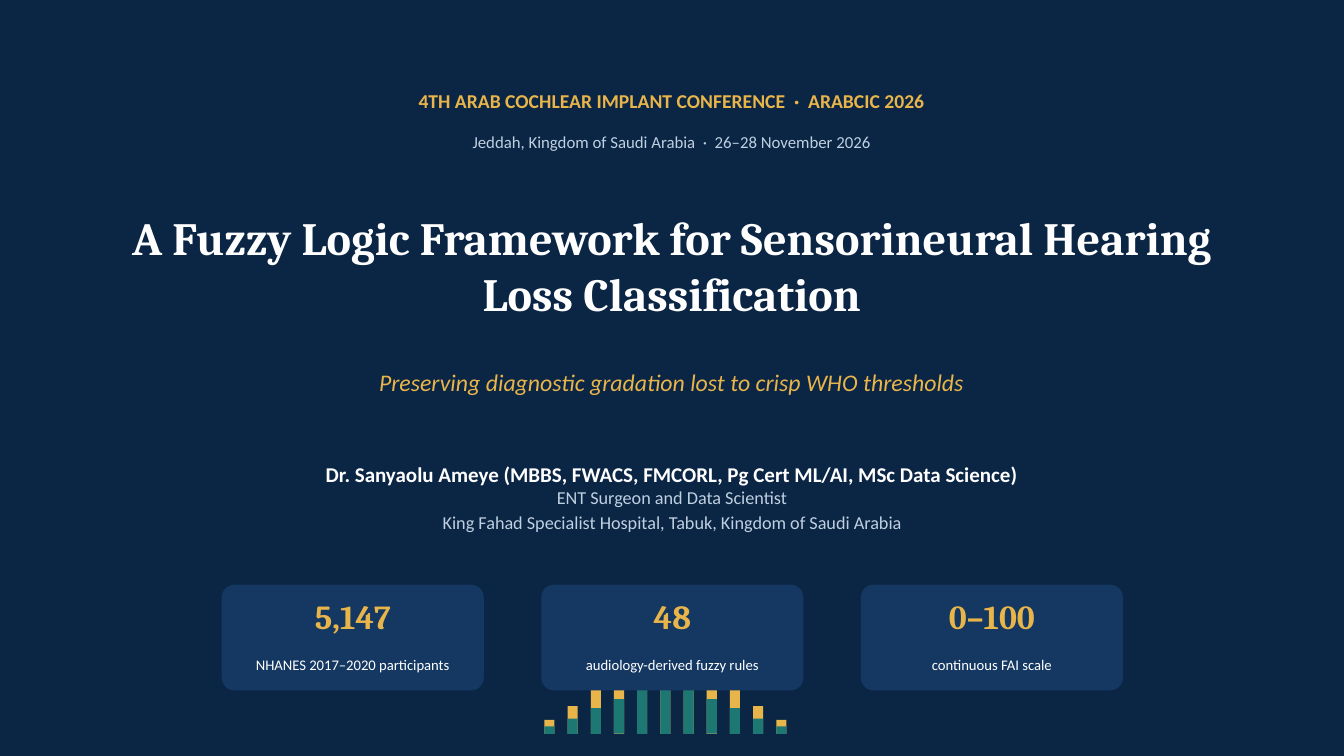
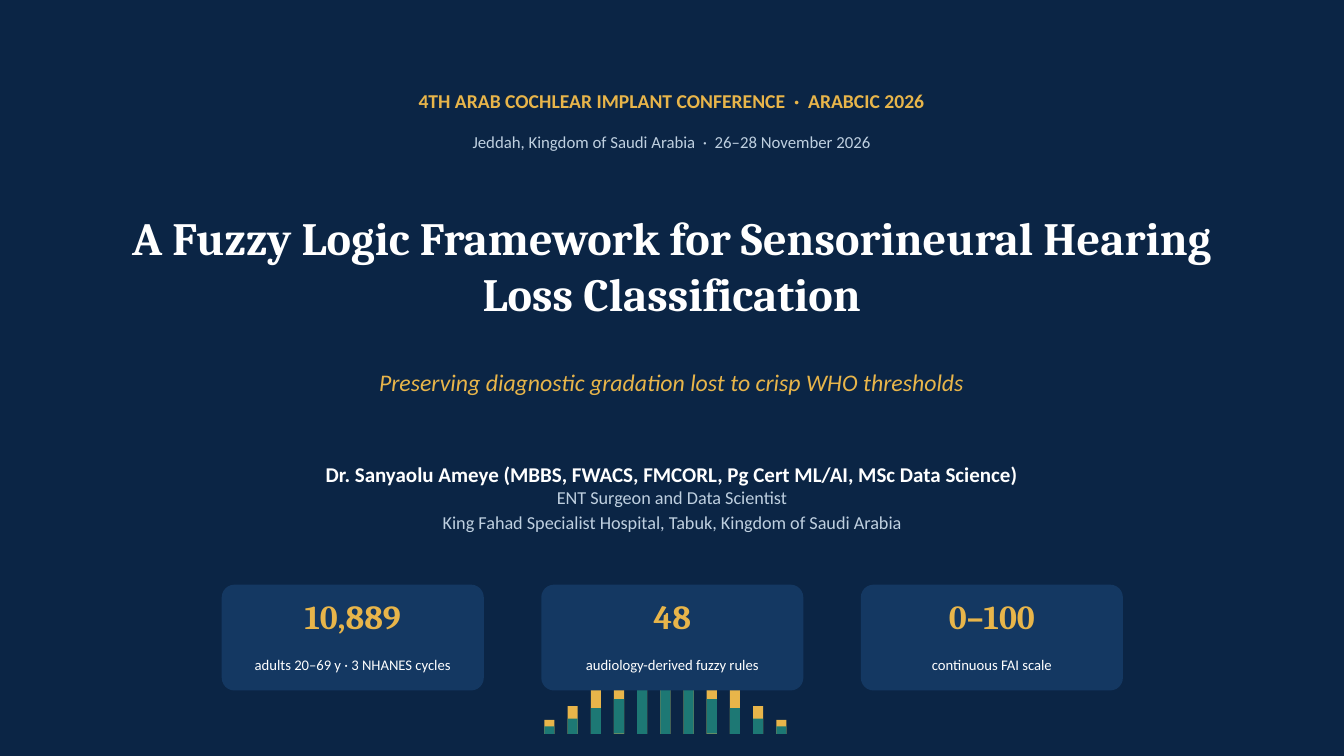
Before and after one commit to ameye/fuzzy-audiogram, a slide deck: slide 1 of arabcic2026/arabcic2026_fuzzy_audiogram.pptx. Drawn at 1344x756 pixels with LibreOffice and Linux fonts; fonts in the diff are those of the drawing. Boxes give left, top, right and bottom in pixels: in the first picture for what was removed or moved away, otherwise in the second. Text is boxed around its words. In the diff, an @@ line names an element or a change of style, - is before the commit and + after.

```diff
--- a/arabcic2026/arabcic2026_fuzzy_audiogram.pptx
+++ b/arabcic2026/arabcic2026_fuzzy_audiogram.pptx
@@ text at [305,606,401,634]: text changed @@
-5,147
+10,889
@@ text at [255,659,450,673]: text changed @@
-NHANES 2017–2020 participants
+adults 20–69 y · 3 NHANES cycles
```
Also in this commit, not shown: 7 other slides changed, 33 other files.
